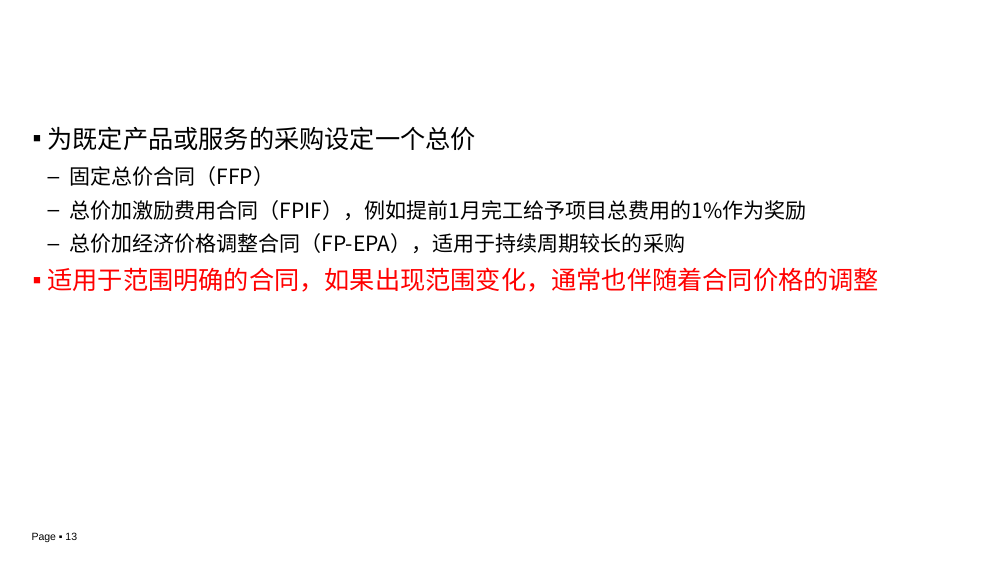
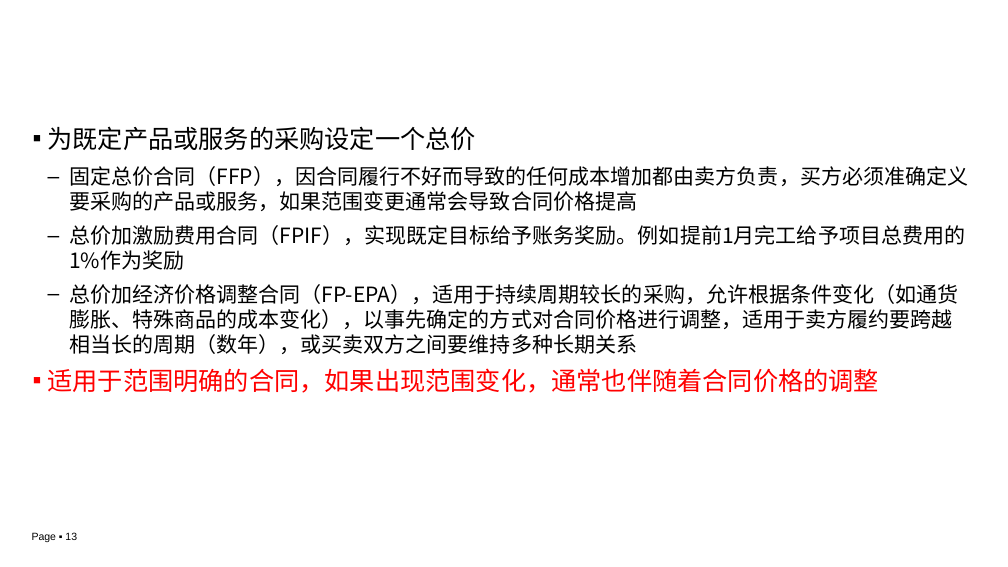
Before and after one commit to edu2act/course-IT-Project-Management, a slide deck: slide 13 of materials/slides/ch03-7.pptx. Drawn at 1008x567 pixels with LibreOffice and Linux fonts; fonts in the diff are those of the drawing; background and template pictures are left out. Boxes give left, top, right and bottom in pixels: in the first picture for what was removed or moved away, otherwise in the second. Text is boxed around its words. In the diff, an @@ line names an element or a change of style, - is before the commit and + after.

```diff
--- a/materials/slides/ch03-7.pptx
+++ b/materials/slides/ch03-7.pptx
@@ text at [69,166,968,354]: text changed @@
-  – 固定总价合同（FFP）
-  – 总价加激励费用合同（FPIF），例如提前1月完工给予项目总费用的1%作为奖励
-  – 总价加经济价格调整合同（FP-EPA），适用于持续周期较长的采购
+  – 固定总价合同（FFP），因合同履行不好而导致的任何成本增加都由卖方负责，买方必须准确定义要采购的产品或服务，如果范围变更通常会导致合同价格提高
+  – 总价加激励费用合同（FPIF），实现既定目标给予账务奖励。例如提前1月完工给予项目总费用的1%作为奖励
+  – 总价加经济价格调整合同（FP-EPA），适用于持续周期较长的采购，允许根据条件变化（如通货膨胀、特殊商品的成本变化），以事先确定的方式对合同价格进行调整，适用于卖方履约要跨越相当长的周期（数年），或买卖双方之间要维持多种长期关系
```
Also in this commit, not shown: 2 other slides changed, 11 other files.
